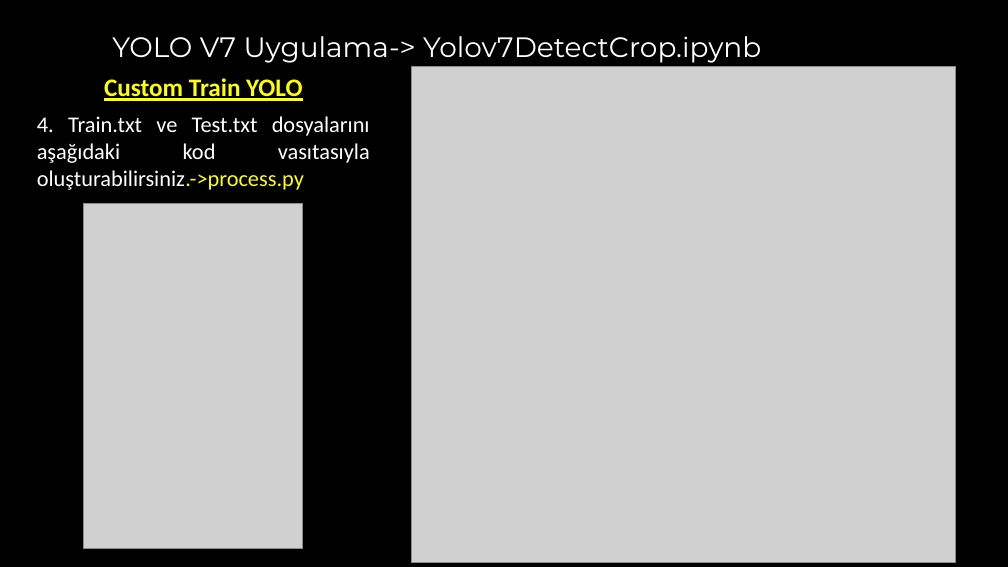
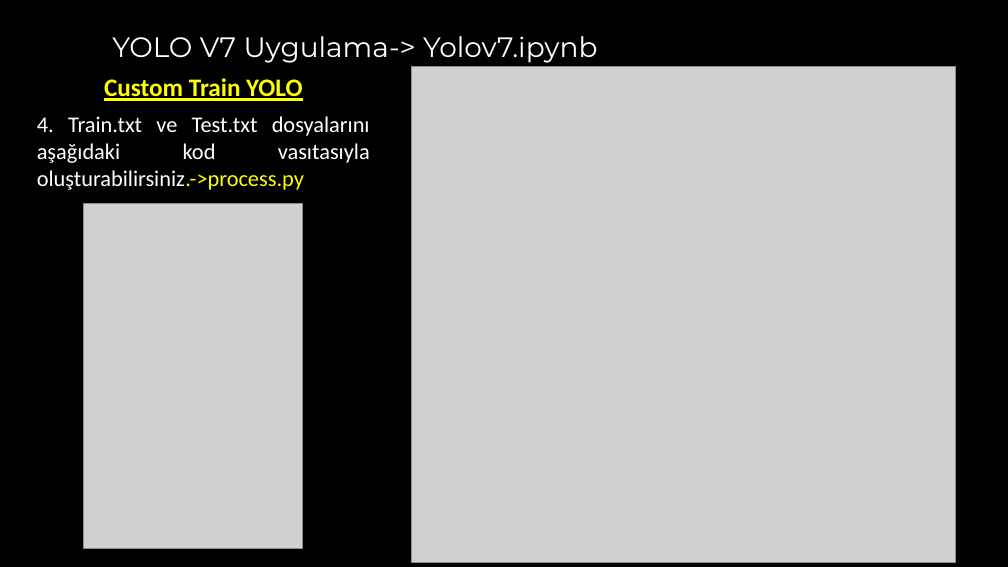
Before and after one commit to akaraci/Makine-Ogrenmesi, a slide deck: slide 18 of Sunular/MÖT-Hafta-8 - Yolo Detection.pptx. Drawn at 1008x567 pixels with LibreOffice and Linux fonts; fonts in the diff are those of the drawing; grey boxes stand for pictures. Boxes give left, top, right and bottom in pixels: in the first picture for what was removed or moved away, otherwise in the second. Text is boxed around its words. In the diff, an @@ line names an element or a change of style, - is before the commit and + after.

```diff
--- a/Sunular/MÖT-Hafta-8 - Yolo Detection.pptx
+++ b/Sunular/MÖT-Hafta-8 - Yolo Detection.pptx
@@ title at (x1=112, y1=36, x2=597, y2=63): text changed @@
-YOLO V7 Uygulama-> Yolov7DetectCrop.ipynb
+YOLO V7 Uygulama-> Yolov7.ipynb
```
Also in this commit, not shown: 15 other slides changed.
